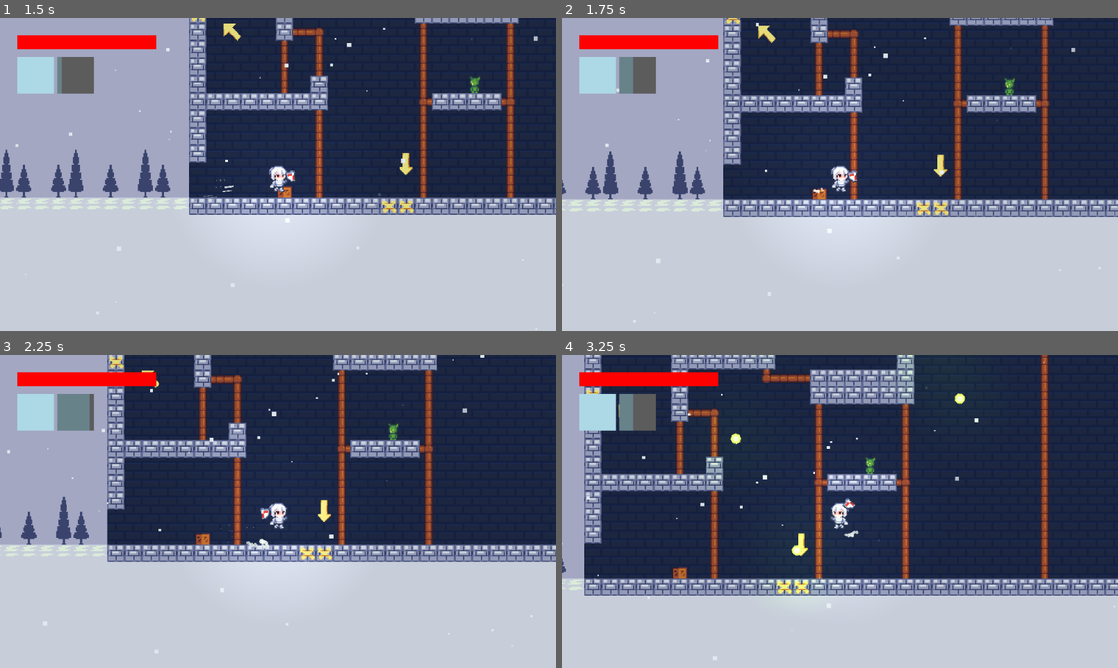
Above: before the commit, frames 1-4 (two rows, left to right).
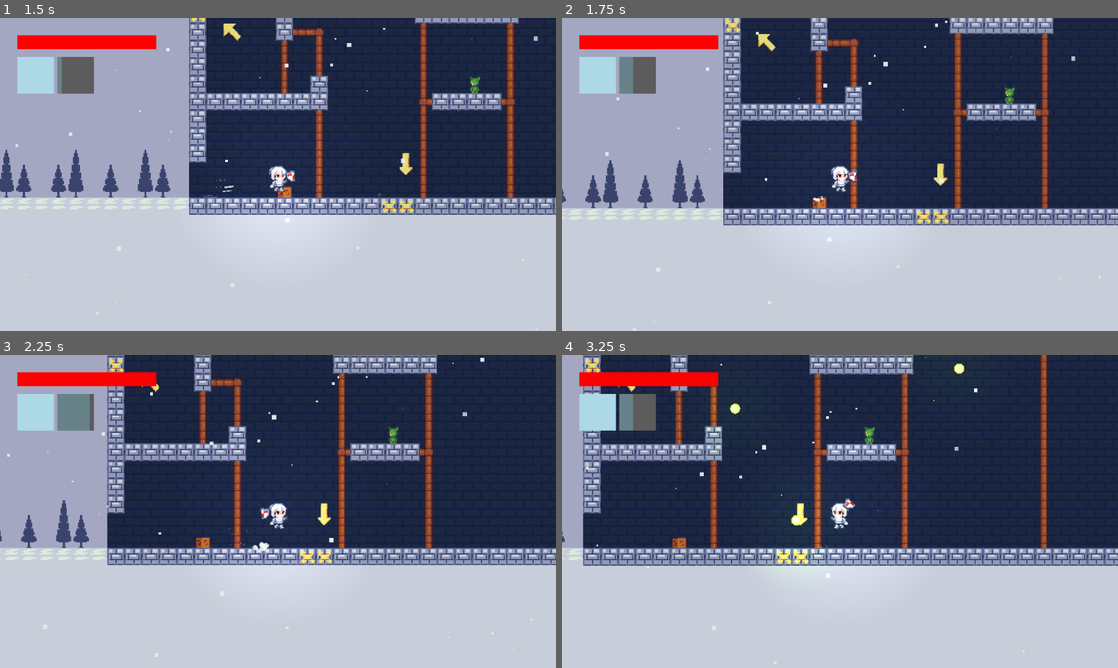
Above: after the commit, the same moments.

Repository: Cyberdemon-bot/Bounce-Knight
Game: Godot game, scene res://scenes/ui/start_screen_classic.tscn
The game is run twice, just before and just after one commit, with the same random seed, the same clock (stepped at 60 frames per second) and the same inputs. Sound files missing from this copy of the repository are replaced by a short silence.
Inputs (mouse positions are in pixels of both pictures, inside the frame that each line leads up to):
- Up to frame 1 (1.5 s): click "PLAY" at 0.5 s; tap Enter at 1.25 s; move the mouse to (400, 158) at 1.27 s; hold D (move_right) from 1.28 s (still down); tap Q at 1.35 s
- Up to frame 2 (1.75 s): keep holding D (move_right); tap Space (jump) at 1.52, 1.55 s
- Up to frame 3 (2.25 s): keep holding D (move_right); tap Space (jump) at 1.82, 2.1 s; move the mouse to (166, 527) at 2.02 s
- Up to frame 4 (3.25 s): tap Space (jump) at 2.27, 2.57, 3.05 s; tap Q at 2.3, 2.85 s; move the mouse to (895, 442) at 2.77 s; release D (move_right) at 2.78 s; hold A (move_left) from 2.78 s (still down)

Frame 1 is identical in both runs. In frame 2, 13% of the frame differs, in the area x 0-100%, y 0-100%; in frame 3, 10%; in frame 4, 27%, in the area x 0-100%, y 0-99%.

Commit message:
fixed bugs, nudging arc parameter

Diff:
--- a/scripts/player.gd
+++ b/scripts/player.gd
@@ -11,10 +11,15 @@
 const COYOTE_TIME = 0.1
 const DASH_BOUNCE_GRACE = 0.05
 
+
 const DASH_SPEED = 350.0
 const DASH_DURATION = 0.10
 const DASH_COOLDOWN = 1.0
 const DASH_BOUNCE_MULTIPLIER = 1.3
+
+const BOUNCE_NUDGE_MAX = 400.0 # chuyển động ném xiên dịch chuyển tối đa ntn
+const BOUNCE_NUDGE_MIN = 40.0 # tối thiểu
+const BOUNCE_REF_SPEED = DASH_SPEED * DASH_BOUNCE_MULTIPLIER
 
 const PUSH_COOLDOWN = 1.5
 const PUSH_FORCE = DASH_SPEED * 0.75
@@ -33,7 +38,8 @@
 @onready var parry_sound: AudioStreamPlayer2D = $ParrySound
 
 var was_on_floor: bool = false
-var coyote_timer: float = 0.0
+var coyote_timer: float = 0.
+var is_jumping: bool = false
 var is_bouncing: bool = false
 var dash_timer: float = 0.0
 var dash_cooldown_timer: float = 0.0
@@ -132,10 +138,14 @@
 		else:
 			velocity.x = move_toward(velocity.x, 0.0, SPEED)
 	elif not is_bouncing:
-		if move_direction:
+		if move_direction != 0.0:
 			velocity.x = move_toward(velocity.x, move_direction * SPEED, AIR_ACCEL * delta)
 		else:
-			velocity.x = move_toward(velocity.x, 0.0, AIR_ACCEL * delta * 0.5)
+			velocity.x = move_toward(velocity.x, 0.0, AIR_FRICTION * delta)
+	elif move_direction != 0.0:
+		var speed_ratio := clampf(abs(velocity.x) / BOUNCE_REF_SPEED, 0.0, 1.0)
+		var nudge_accel := lerpf(BOUNCE_NUDGE_MAX, BOUNCE_NUDGE_MIN, speed_ratio)
+		velocity.x += move_direction * nudge_accel * delta
 
 func dash() -> void:
 	var dash_dir := global_position.direction_to(get_global_mouse_position())
@@ -145,6 +155,7 @@
 	dash_timer = DASH_DURATION
 	dash_cooldown_timer = DASH_COOLDOWN
 	VFXManager.spawn(VFXManager.DASH_EFFECT, body_point.global_position, dash_dir.angle())
+	is_jumping = false
 	is_bouncing = false
 
 func push_nearby_enemies() -> void:
@@ -212,23 +223,29 @@
 
 	if is_on_floor():
 		coyote_timer = COYOTE_TIME
-		if abs(velocity.x) <= SPEED:
-			is_bouncing = false
+		if velocity.y >= 0.0:
+			is_jumping = false
+			if abs(velocity.x) <= SPEED:
+				is_bouncing = false
 	else:
 		var gravity_mult := 1.0
-		coyote_timer = max(coyote_timer-delta, 0.0)
+		coyote_timer = max(coyote_timer - delta, 0.0)
 		if velocity.y > 0.0:
+			is_jumping = false
 			gravity_mult = FALL_GRAVITY_MULT
 		velocity += get_gravity() * delta * gravity_mult
 
 	if Input.is_action_just_pressed("jump") and coyote_timer > 0.0:
 		velocity.y = JUMP_VELOCITY
+		is_jumping = true
 		VFXManager.spawn(VFXManager.DUST_JUMP, foot_point.global_position, 0.0, foot_point)
 		jump_sound.pitch_scale = randf_range(0.95, 1.05)
 		jump_sound.play()
 		coyote_timer = 0.0
-	if Input.is_action_just_released("jump") and velocity.y < 0.0:
-		velocity.y = max(velocity.y, 0.0)
+
+	if Input.is_action_just_released("jump") and is_jumping:
+		velocity.y *= 0.2
+		is_jumping = false
 	update_movement(delta)
 	move_and_slide()
 
